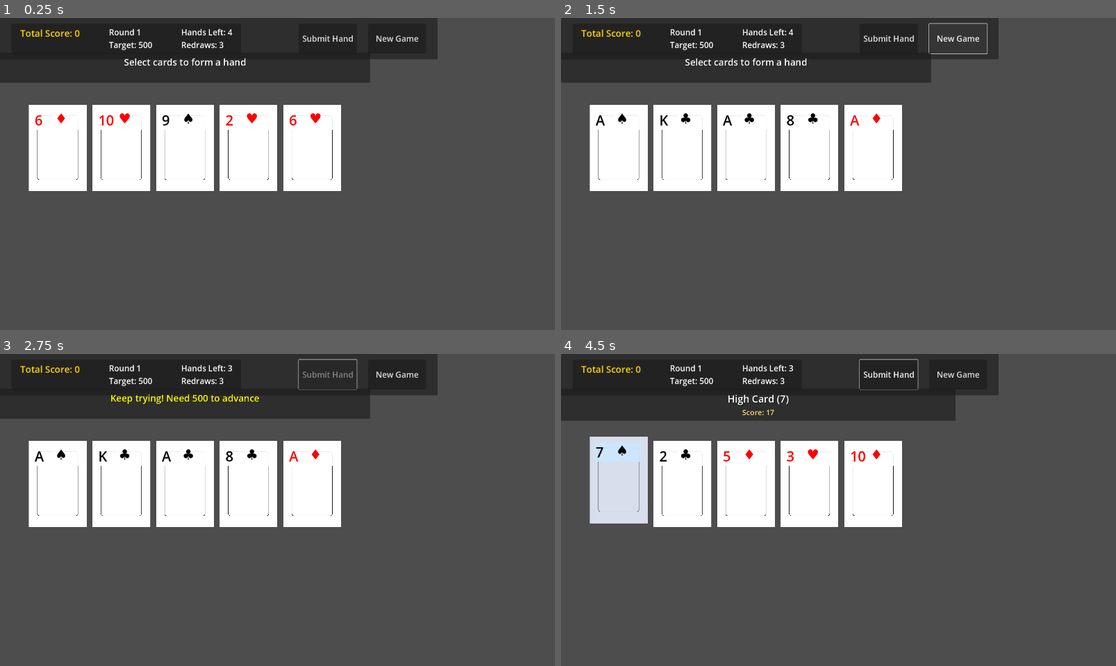
Above: before the commit, frames 1-4 (two rows, left to right).
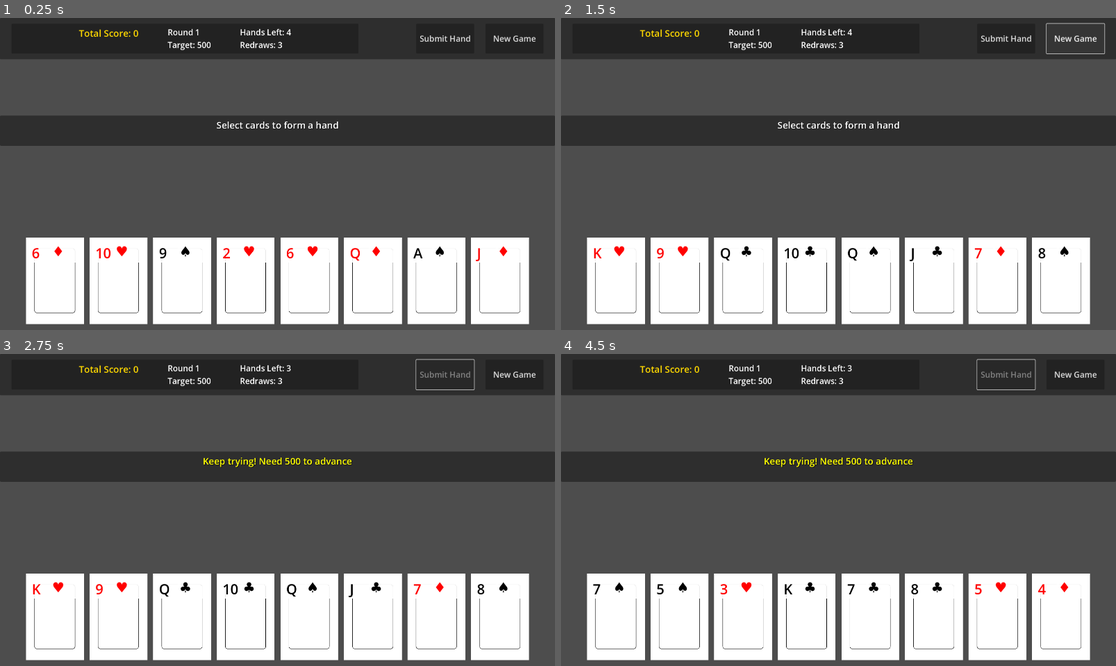
Above: after the commit, the same moments.

Repository: siwanetzu/cardgame
Game: Godot game, scene res://card_manager.tscn
Same seed, same stepped clock (60 frames per second), same inputs: the game is played once before the commit and once after it.
Inputs (mouse positions are in pixels of both pictures, inside the frame that each line leads up to):
- Up to frame 1 (0.25 s): no input
- Up to frame 2 (1.5 s): click "New Game" at 0.5 s; click "New Game" at 1.25 s
- Up to frame 3 (2.75 s): click "Submit Hand" at 2 s
- Up to frame 4 (4.5 s): click "New Game" at 2.75 s; click "Submit Hand" at 3.5 s; tap Enter (ui_accept) at 4.25 s; move the mouse to (616, 485) at 4.27 s; click (616, 485) at 4.42 s

The runs differ from the first frame. In frame 1, 51% of the frame differs, in the area x 0-100%, y 0-99%; in frame 2, 50%; in frame 3, 51%; in frame 4, 52%.

Commit message:
more cards, updated readme

Diff:
--- a/card_manager.gd
+++ b/card_manager.gd
@@ -1,4 +1,4 @@
-extends Node2D  # Root must be Node2D for positioning
+extends Control  # Root must be Control for UI layout
 
 @onready var deck = $Deck  # Reference to deck system
 @onready var card_container = $CardContainer  # Where drawn cards are displayed
@@ -13,6 +13,9 @@
 @onready var hands_label = $TopBar/MarginContainer/HBoxContainer/GameInfo/MarginContainer/HBoxContainer/ResourceInfo/HandsLabel
 @onready var redraws_label = $TopBar/MarginContainer/HBoxContainer/GameInfo/MarginContainer/HBoxContainer/ResourceInfo/RedrawsLabel
 @onready var game_manager = $GameManager
+@onready var victory_display = $VictoryDisplay
+@onready var victory_score_label = $VictoryDisplay/MarginContainer/VBoxContainer/ScoreLabel
+@onready var next_round_button = $VictoryDisplay/MarginContainer/VBoxContainer/NextRoundButton
 
 @export var card_scene: PackedScene  # Assign Card.tscn in the Inspector
 
@@ -36,7 +39,7 @@
 
 func _ready():
 	# Connect signals
-	if game_manager and submit_button and new_game_button:
+	if game_manager and submit_button and new_game_button and next_round_button:
 		game_manager.chips_updated.connect(_on_score_updated)
 		game_manager.round_updated.connect(_on_round_updated)
 		game_manager.redraws_updated.connect(_on_redraws_updated)
@@ -45,6 +48,7 @@
 		game_manager.game_over.connect(_on_game_over)
 		submit_button.pressed.connect(_on_submit_pressed)
 		new_game_button.pressed.connect(_on_new_game_pressed)
+		next_round_button.pressed.connect(_on_next_round_pressed)
 
 		start_new_game()
 	else:
@@ -53,7 +57,7 @@
 func start_new_game():
 	game_manager.reset_game()
 	deck.shuffle_deck()
-	draw_hand(5)
+	draw_hand(8)
 	update_hand_display("Select cards to form a hand", Color(1, 1, 1, 1))
 	update_score_display(0)
 	submit_button.disabled = false
@@ -210,8 +214,10 @@
 
 func _on_round_completed(success: bool, score: int):
 	if success:
-		update_hand_display("Round Complete! +" + str(score) + " points", Color(0, 1, 0, 1))
-		draw_hand(5)  # Automatically draw new hand for next round
+		# Show victory display
+		victory_score_label.text = "+" + str(score) + " Points!"
+		victory_display.visible = true
+		submit_button.disabled = true
 	else:
 		update_hand_display("Keep trying! Need " + str(game_manager.round_target) + " to advance", Color(1, 1, 0, 1))
 
@@ -254,6 +260,11 @@
 func _on_new_game_pressed():
 	start_new_game()
 
+func _on_next_round_pressed():
+	victory_display.visible = false
+	draw_hand(8)  # Draw new hand for next round
+	submit_button.disabled = false
+
 # Space bar now redraws only selected cards
 func _input(event):
 	if event.is_action_pressed("ui_accept"):
--- a/card_manager.tscn
+++ b/card_manager.tscn
@@ -5,7 +5,13 @@
 [ext_resource type="PackedScene" uid="uid://byfesufh0rm42" path="res://Deck.tscn" id="2_oht2j"]
 [ext_resource type="Script" path="res://game_manager.gd" id="4_u8n2k"]
 
-[node name="CardManager" type="Node2D"]
+[node name="CardManager" type="Control"]
+layout_mode = 3
+anchors_preset = 15
+anchor_right = 1.0
+anchor_bottom = 1.0
+grow_horizontal = 2
+grow_vertical = 2
 script = ExtResource("1_6miio")
 card_scene = ExtResource("2_7w3n1")
 
@@ -15,8 +21,11 @@
 [node name="Deck" parent="." instance=ExtResource("2_oht2j")]
 
 [node name="TopBar" type="PanelContainer" parent="."]
-offset_right = 1280.0
+layout_mode = 1
+anchors_preset = 10
+anchor_right = 1.0
 offset_bottom = 100.0
+grow_horizontal = 2
 
 [node name="MarginContainer" type="MarginContainer" parent="TopBar"]
 layout_mode = 2
@@ -101,9 +110,15 @@
 text = "New Game"
 
 [node name="HandDisplay" type="PanelContainer" parent="."]
-offset_top = 120.0
-offset_right = 1280.0
-offset_bottom = 220.0
+layout_mode = 1
+anchors_preset = 14
+anchor_top = 0.5
+anchor_right = 1.0
+anchor_bottom = 0.5
+offset_top = -200.0
+offset_bottom = -100.0
+grow_horizontal = 2
+grow_vertical = 2
 
 [node name="MarginContainer" type="MarginContainer" parent="HandDisplay"]
 layout_mode = 2
@@ -139,9 +154,65 @@
 vertical_alignment = 1
 
 [node name="CardContainer" type="HBoxContainer" parent="."]
-offset_left = 20.0
-offset_top = 300.0
-offset_right = 1260.0
-offset_bottom = 600.0
+layout_mode = 1
+anchors_preset = 12
+anchor_top = 1.0
+anchor_right = 1.0
+anchor_bottom = 1.0
+offset_top = -320.0
+offset_bottom = -20.0
+grow_horizontal = 2
+grow_vertical = 0
 theme_override_constants/separation = 20
 alignment = 1
+
+[node name="VictoryDisplay" type="PanelContainer" parent="."]
+visible = false
+layout_mode = 1
+anchors_preset = 8
+anchor_left = 0.5
+anchor_top = 0.5
+anchor_right = 0.5
+anchor_bottom = 0.5
+offset_left = -300.0
+offset_top = -100.0
+offset_right = 300.0
+offset_bottom = 100.0
+grow_horizontal = 2
+grow_vertical = 2
+
+[node name="MarginContainer" type="MarginContainer" parent="VictoryDisplay"]
+layout_mode = 2
+theme_override_constants/margin_left = 20
+theme_override_constants/margin_top = 20
+theme_override_constants/margin_right = 20
+theme_override_constants/margin_bottom = 20
+
+[node name="VBoxContainer" type="VBoxContainer" parent="VictoryDisplay/MarginContainer"]
+layout_mode = 2
+theme_override_constants/separation = 20
+alignment = 1
+
+[node name="VictoryLabel" type="Label" parent="VictoryDisplay/MarginContainer/VBoxContainer"]
+layout_mode = 2
+theme_override_colors/font_color = Color(0, 1, 0, 1)
+theme_override_colors/font_shadow_color = Color(0, 0, 0, 0.5)
+theme_override_constants/shadow_offset_x = 2
+theme_override_constants/shadow_offset_y = 2
+theme_override_font_sizes/font_size = 48
+text = "Round Complete!"
+horizontal_alignment = 1
+
+[node name="ScoreLabel" type="Label" parent="VictoryDisplay/MarginContainer/VBoxContainer"]
+layout_mode = 2
+theme_override_colors/font_color = Color(1, 0.85, 0, 1)
+theme_override_font_sizes/font_size = 32
+text = "+500 Points!"
+horizontal_alignment = 1
+
+[node name="NextRoundButton" type="Button" parent="VictoryDisplay/MarginContainer/VBoxContainer"]
+custom_minimum_size = Vector2(200, 60)
+layout_mode = 2
+size_flags_horizontal = 4
+theme_override_font_sizes/font_size = 28
+text = "Next Round"
Not shown, changed: README.md
